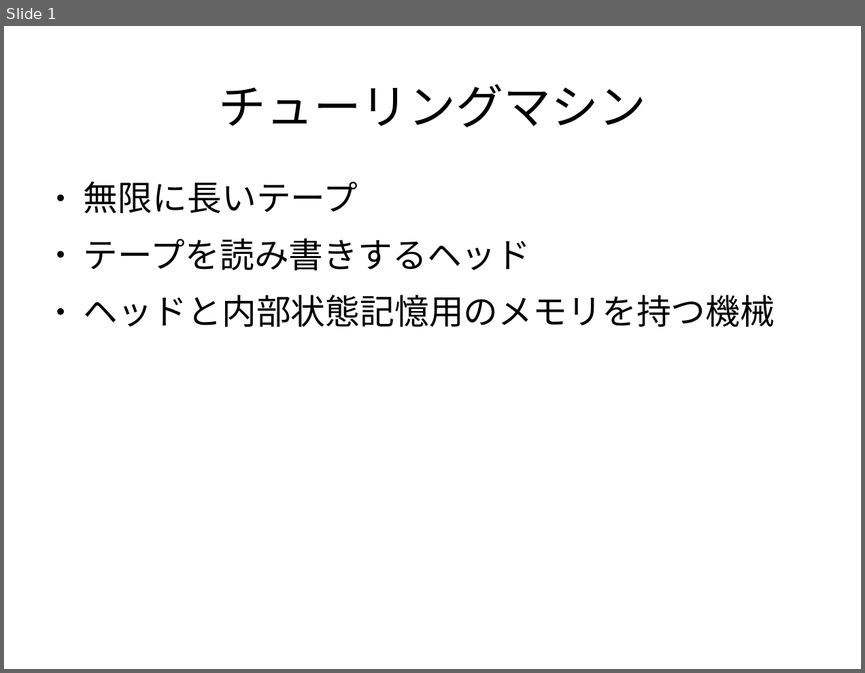
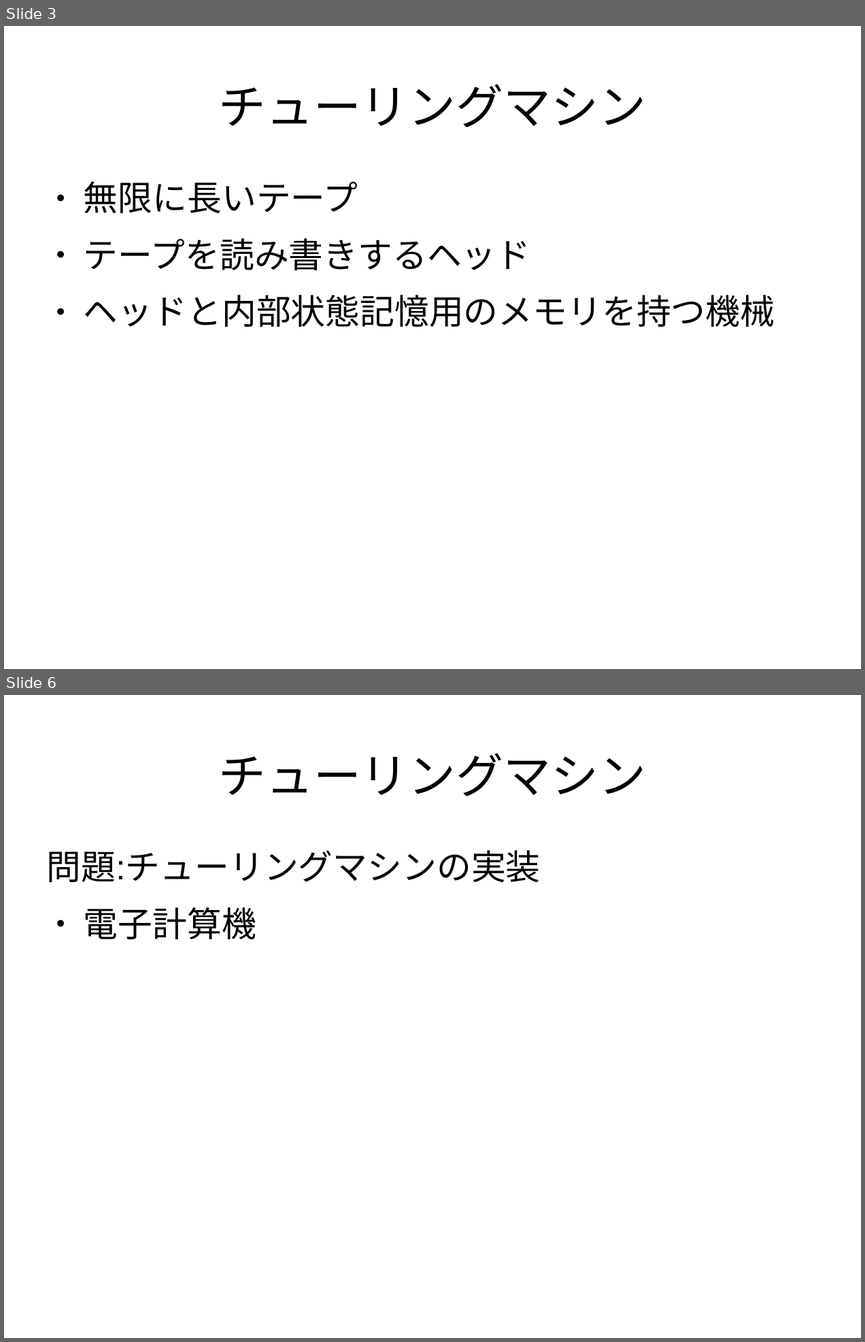
Before and after one commit to kouamano/Lecture_chishikikouzouka, a slide deck: turing.odp. Shown one above the other, each under a label of ours: slide 1 before the commit, slides 3 and 6 after it; the slides between them are not shown. The pictures are 865x673 and 865x1342 pixels, drawn with LibreOffice and Linux fonts; fonts in the diff are those of the drawing. Boxes give left, top, right and bottom in pixels: in the first picture for what was removed or moved away, otherwise in the second. Text is boxed around its words. In the diff, an @@ line names an element or a change of style, - is before the commit and + after.

```diff
--- a/turing.odp
+++ b/turing.odp
@@ slide 6 added at (4,695,861,1338), background #FFFFFF @@
@@ title added at (218,753,646,796), 44 pt, text #000000 @@
+チューリングマシン
@@ text added at (47,850,541,940), 32 pt, text #000000 @@
+問題:チューリングマシンの実装
+● 電子計算機
@@ what was slide 1 is now slide 3 @@
```
Also in this commit, not shown: 2 slides changed, 2 other slides added.
